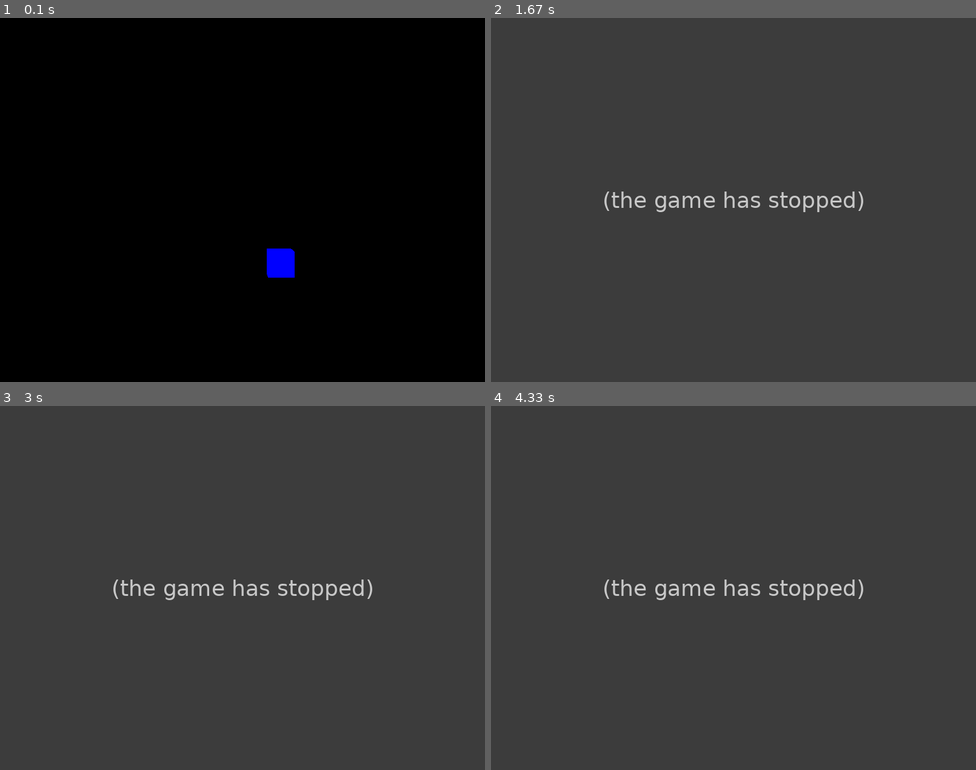
Above: before the commit, frames 1-4 (two rows, left to right).
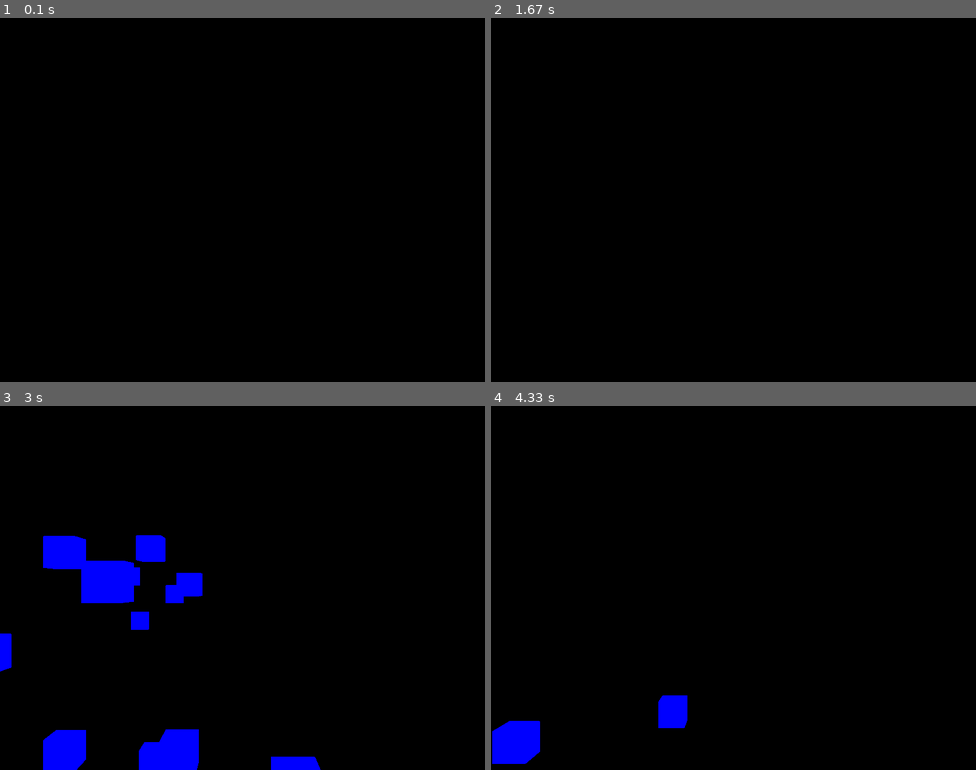
Above: after the commit, the same moments.

Repository: NunoDuarte/python_projects
Game: pygame game, started from openGLgame.py
Two runs of this game, one before a commit and one after it. Both use one fixed random seed, a clock stepped at 60 frames per second and the inputs below.
Inputs:
- Up to frame 1 (0.1 s): no input
- Up to frame 2 (1.67 s): hold Right 0.33-0.8 s; hold Up 0.83-1.3 s; hold Right from 1.33 s (still down)
- Up to frame 3 (3 s): release Right at 1.8 s; hold Left 1.83-2.37 s; hold Down 2.4-2.87 s; hold Left from 2.9 s (still down)
- Up to frame 4 (4.33 s): release Left at 3.37 s; hold Up 3.4-3.87 s; hold Right from 3.9 s (still down)

The runs differ from the first frame. In frame 1, 0.5% of the frame differs, in the area x 55-61%, y 63-72%; in frame 2, 100%, in the area x 0-100%, y 0-100%; in frame 3, 100%; in frame 4, 100%.
Before the commit the program exited at 0.92 s; later frames show no game.

Commit message:
add many cubes; remove object_passed; I still need to remove cubes that have passed to release memory

Diff:
--- a/openGLgame.py
+++ b/openGLgame.py
@@ -58,7 +58,32 @@
     (0,1,1),
     )
 
-def Cube():
+# set vertices for every cube
+def set_vertices(max_distance):
+    x_value_change = random.randrange(-10,10)
+    y_value_change = random.randrange(-10,10)
+    z_value_change = random.randrange(-1*max_distance,-20)
+
+    new_vertices = []
+
+    for vert in vertices:
+        new_vert = []
+
+        # get new values for a new cube
+        new_x = vert[0] + x_value_change
+        new_y = vert[1] + y_value_change
+        new_z = vert[2] + z_value_change
+
+        new_vert.append(new_x)
+        new_vert.append(new_y)
+        new_vert.append(new_z)
+
+        new_vertices.append(new_vert)
+
+    return new_vertices
+
+
+def Cube(vertices):
 
     glBegin(GL_QUADS)
     x = 0
@@ -95,9 +120,14 @@
     x_move = 0
     y_move = 0
 
-    object_passed = False
+    max_distance = 300
+    cube_dict = {}
 
-    while not object_passed:
+    for x in range(75):
+        cube_dict[x] = set_vertices(max_distance)
+
+
+    while True:
         for event in pygame.event.get():
             if event.type == pygame.QUIT:
                 pygame.quit()
@@ -126,19 +156,18 @@
         camera_y = x[3][1]
         camera_x = x[3][0]
 
-        # if the object passed our screen then we have avoided it
-        if camera_z < -1:
-            object_passed = True
 
         glClear(GL_COLOR_BUFFER_BIT|GL_DEPTH_BUFFER_BIT)
         glTranslatef(x_move, y_move,0.5)
 
-        Cube()
+        for each_cube in cube_dict:
+            Cube(cube_dict[each_cube])
+
         pygame.display.flip()
         pygame.time.wait(10)
 
-for x in range(10):
-    main()
+
+main()
 pygame.quit()
 quit()
 
